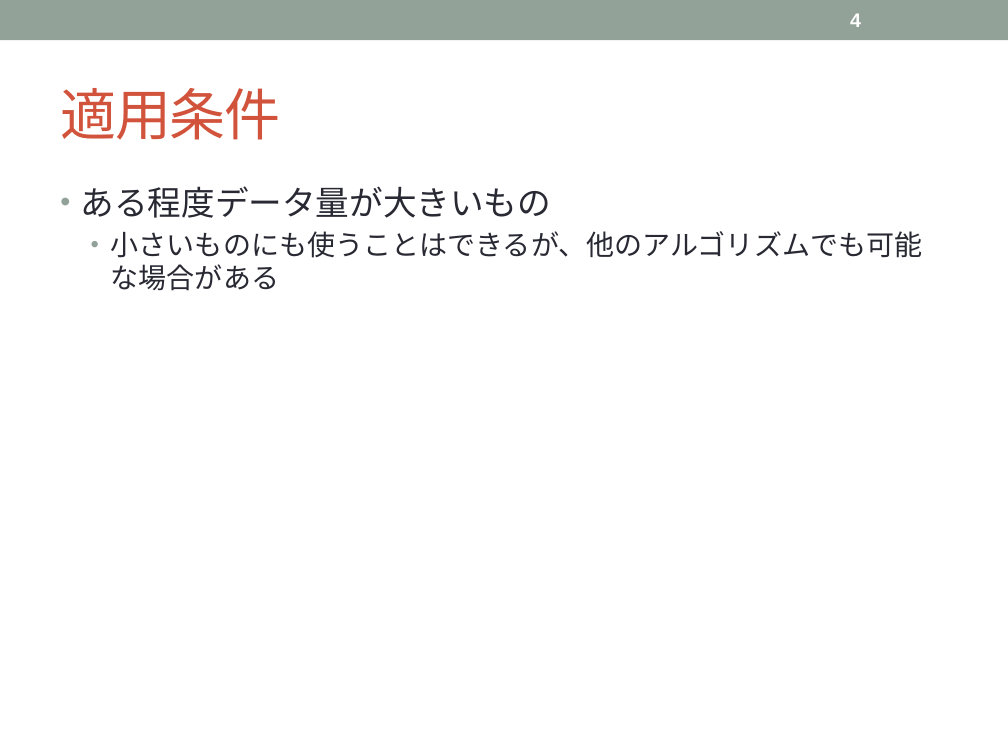
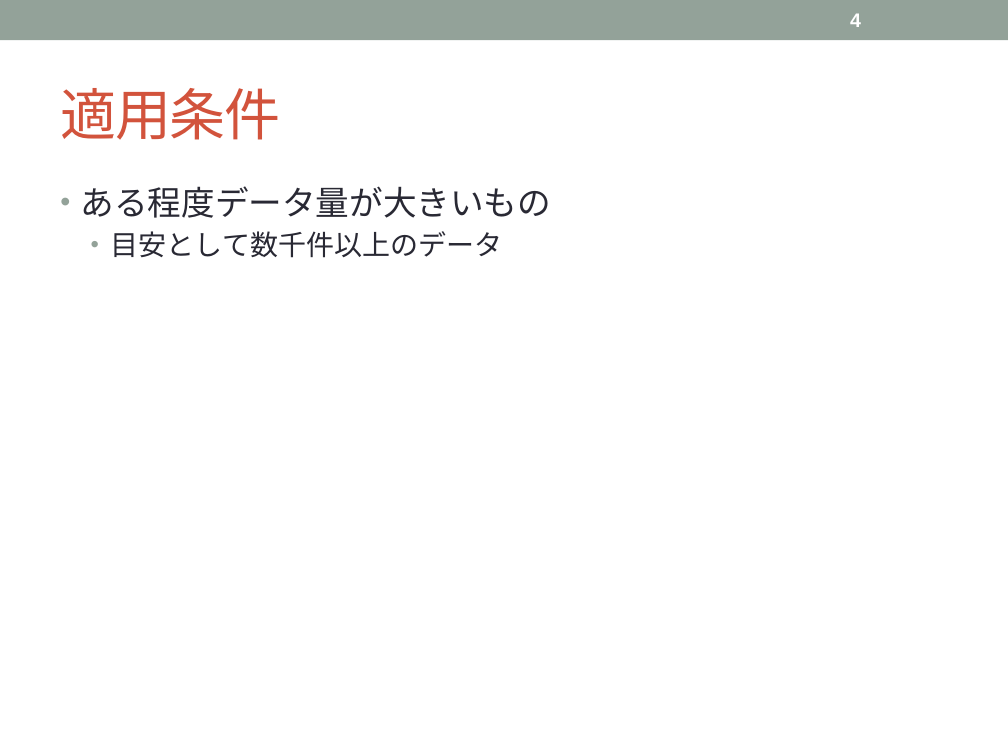
Before and after one commit to topse2018-kaggle/team, a slide deck: slide 4 of matsuoka/3.3 Lightgbm/3.3. LightGBM.pptx. Drawn at 1008x756 pixels with LibreOffice and Linux fonts; fonts in the diff are those of the drawing. Boxes give left, top, right and bottom in pixels: in the first picture for what was removed or moved away, otherwise in the second. Text is boxed around its words. In the diff, an @@ line names an element or a change of style, - is before the commit and + after.

```diff
--- a/matsuoka/3.3 Lightgbm/3.3. LightGBM.pptx
+++ b/matsuoka/3.3 Lightgbm/3.3. LightGBM.pptx
@@ text at bbox=[111, 231, 503, 258]: text changed @@
-  • 小さいものにも使うことはできるが、他のアルゴリズムでも可能な場合がある
+  • 目安として数千件以上のデータ
```
Also in this commit, not shown: 1 other slide changed, 2 other files.
